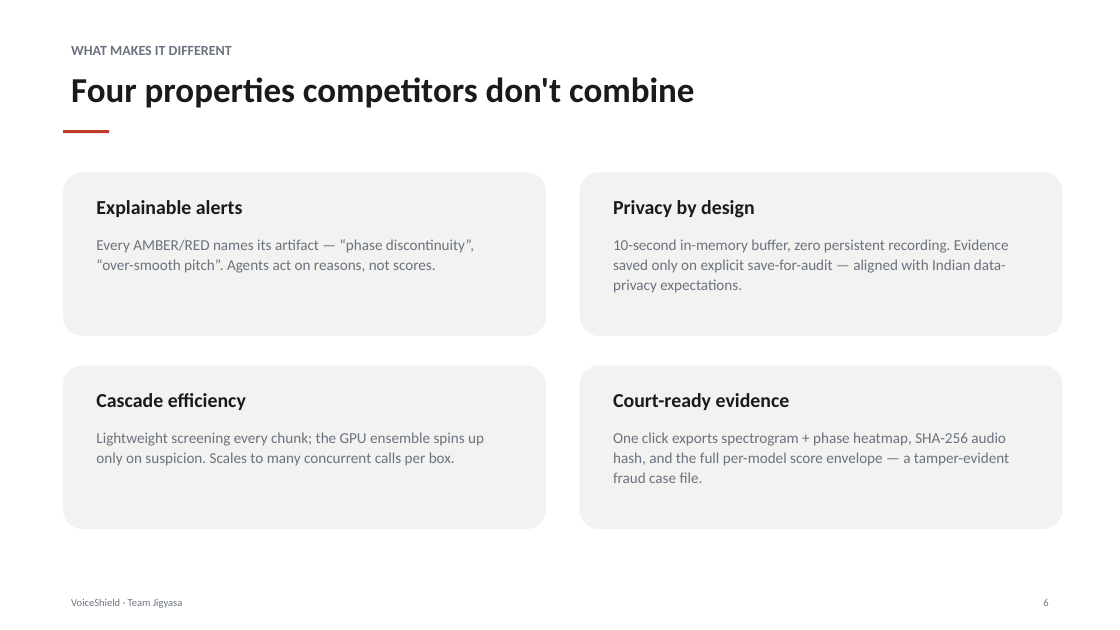
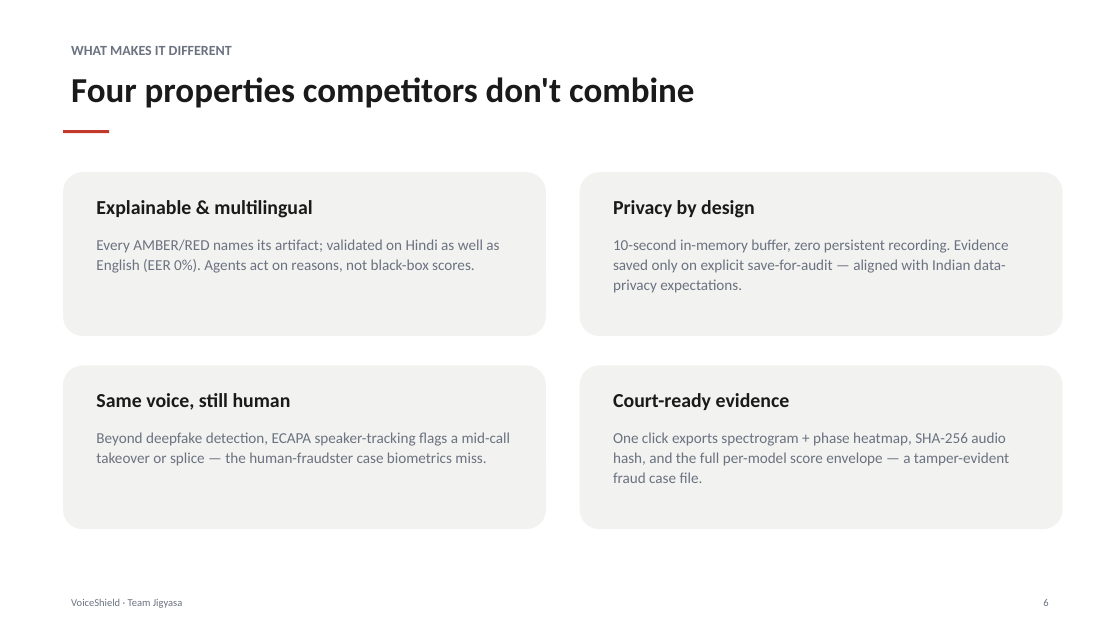
Before and after one commit to serqeta/Jigyasa, a slide deck: slide 6 of docs/presentation/VoiceShield_Jigyasa_UCOPSB.pptx. Drawn at 1120x630 pixels with LibreOffice and Linux fonts; fonts in the diff are those of the drawing. Boxes give left, top, right and bottom in pixels: in the first picture for what was removed or moved away, otherwise in the second. Text is boxed around its words. In the diff, an @@ line names an element or a change of style, - is before the commit and + after.

```diff
--- a/docs/presentation/VoiceShield_Jigyasa_UCOPSB.pptx
+++ b/docs/presentation/VoiceShield_Jigyasa_UCOPSB.pptx
@@ text at (96,200,312,218): text changed @@
-Explainable alerts
+Explainable & multilingual
@@ text at (96,239,499,273): text changed @@
-Every AMBER/RED names its artifact — “phase discontinuity”, “over-smooth pitch”. Agents act on reasons, not scores.
+Every AMBER/RED names its artifact; validated on Hindi as well as English (EER 0%). Agents act on reasons, not black-box scores.
@@ text at (96,393,291,410): text changed @@
-Cascade efficiency
+Same voice, still human
@@ text at (96,432,511,466): text changed @@
-Lightweight screening every chunk; the GPU ensemble spins up only on suspicion. Scales to many concurrent calls per box.
+Beyond deepfake detection, ECAPA speaker-tracking flags a mid-call takeover or splice — the human-fraudster case biometrics miss.
```
Also in this commit, not shown: 2 other slides changed, 18 other files.
